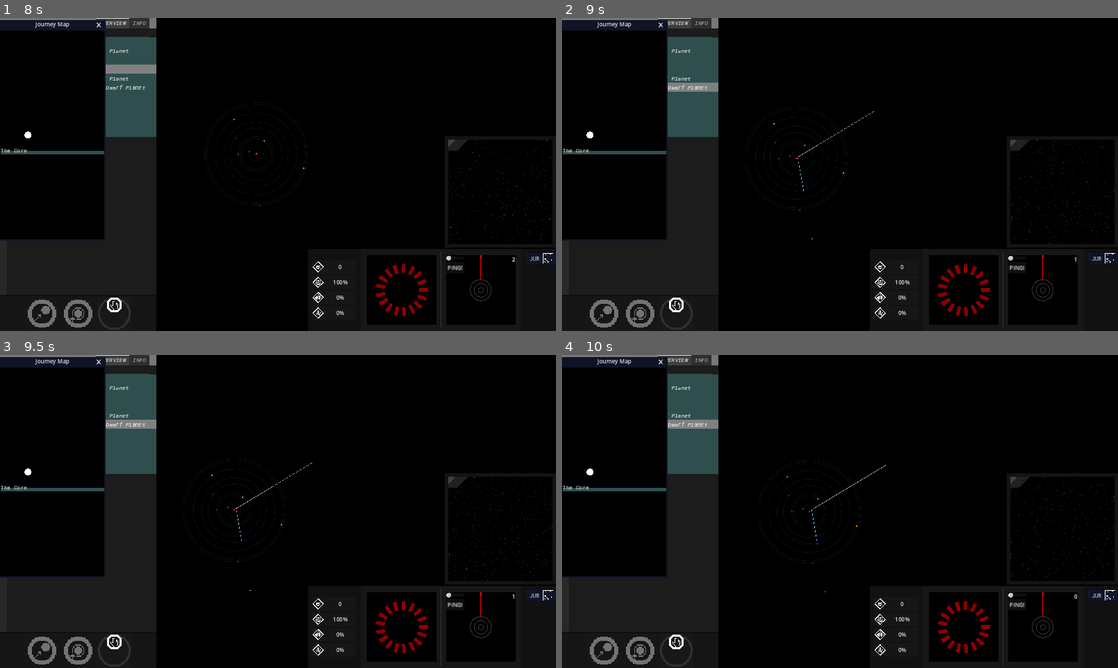
Above: before the commit, frames 1-4 (two rows, left to right).
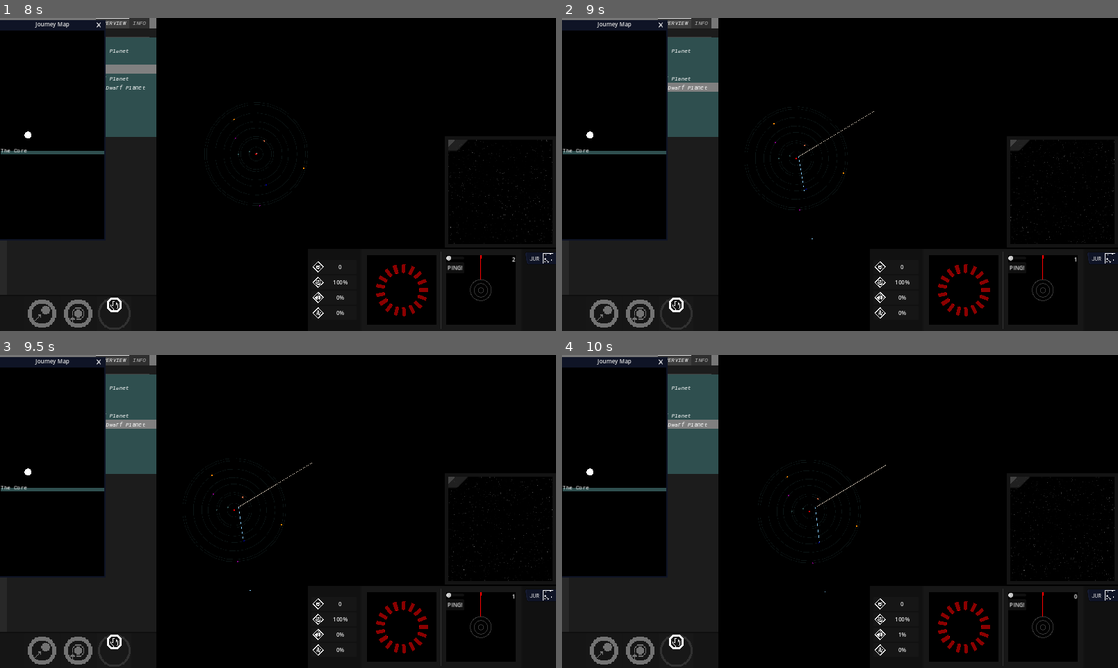
Above: after the commit, the same moments.

Repository: KermitGodFrog/Stellar-Cartography
Game: Godot game, scene res://Scenes/Game Master/gameMaster.tscn
Same seed, same stepped clock (60 frames per second), same inputs: the game is played once before the commit and once after it. Sound files missing from this copy of the repository are replaced by a short silence.
Inputs (mouse positions are in pixels of both pictures, inside the frame that each line leads up to):
- Up to frame 1 (8 s): click "NEW" at 0.5 s; click (116, 312) at 1.25 s; click "0" at 2 s; click "100%" at 2.75 s; click "0%" at 3.5 s; click "0%" at 4.25 s; click "PING!" at 5 s; click "JUR" at 5.75 s; tap Enter at 6.5 s; move the mouse to (500, 193) at 6.52 s; hold D (right) 6.53-7.28 s; hold Shift (boost, bound only after the commit) 6.53-7.28 s; click (500, 193) at 6.67 s; move the mouse to (478, 290) at 7.27 s; hold S (down) from 7.28 s (still down); click (478, 290) at 7.35 s; tap Shift (boost, bound only after the commit) at 7.55 s
- Up to frame 2 (9 s): move the mouse to (895, 105) at 8.02 s; release S (down) at 8.03 s; hold D (right) 8.03-8.78 s; hold Right mouse button (right_mouse) 8.03-8.78 s; tap Shift (boost, bound only after the commit) at 8.3 s; move the mouse to (812, 237) at 8.77 s; hold W (up) from 8.78 s (still down); tap B (the B) at 8.85 s; click (812, 237) at 8.92 s
- Up to frame 3 (9.5 s): keep holding W (up); tap Shift (boost, bound only after the commit) at 9.05 s
- Up to frame 4 (10 s): move the mouse to (1006, 558) at 9.52 s; release W (up) at 9.53 s; hold A (left) from 9.53 s (still down); hold N (the N) from 9.53 s (still down); tap Shift (boost, bound only after the commit) at 9.8 s

Frame 1 is identical in both runs. In frame 2, 0.1% of the frame differs, in the area x 42-100%, y 38-73%; in frame 3, 0.1%; in frame 4, 0.2%, in the area x 44-100%, y 38-90%.

Commit message:
Player boosting.

Diff:
--- a/Data/playerAPI.gd
+++ b/Data/playerAPI.gd
@@ -10,7 +10,14 @@
 @export var current_star_system: starSystemAPI
 @export var previous_star_system: starSystemAPI
 
-@export var speed: int = 1
+@export var speed: int = 1 :
+	get:
+		if is_boosting:
+			return speed * 5
+		else:
+			return speed
+var is_boosting: bool = false
+
 @export var balance: int = 0
 @export var current_value: int = 0
 
@@ -182,7 +189,6 @@
 
 
 func addAudioProfile(helper: audioProfileHelper):
-	#gotta check for whether adding the profile will still keep the array under the max size integer!!!!!
 	if saved_audio_profiles.size() < max_saved_audio_profiles:
 		saved_audio_profiles.append(helper)
 		return saved_audio_profiles.find(helper)
@@ -194,35 +200,35 @@
 	pass
 
 
-func addHullStress(amount: int):
+func addHullStress(amount: int) -> void:
 	var adjusted = hull_stress + amount
 	if adjusted > 100:
-		addHullDeterioration(amount - 100)
+		addHullDeterioration((hull_stress + amount) - 100)
 		hull_stress = mini(100, hull_stress + amount)
 	else:
 		hull_stress = mini(100, hull_stress + amount)
 	pass
 
-func removeHullStress(amount: int):
+func removeHullStress(amount: int) -> void:
 	hull_stress = maxi(0, hull_stress - amount)
 	pass
 
 
-func addHullDeterioration(amount: int):
+func addHullDeterioration(amount: int) -> void:
 	hull_deterioration = mini(100, hull_deterioration + amount)
 	emit_signal("hullDeteriorationChanged", hull_deterioration)
 	pass
 
-func removeHullDeterioration(amount: int):
+func removeHullDeterioration(amount: int) -> void:
 	hull_deterioration = maxi(0, hull_deterioration - amount)
 	emit_signal("hullDeteriorationChanged", hull_deterioration)
 	pass
 
 
-func addMorale(amount: int):
+func addMorale(amount: int) -> void:
 	morale = mini(100, morale + amount)
 	pass
 
-func removeMorale(amount: int):
+func removeMorale(amount: int) -> void:
 	morale = maxi(0, morale - amount)
 	pass
--- a/Scenes/Game/game.gd
+++ b/Scenes/Game/game.gd
@@ -13,10 +13,12 @@
 @onready var dialogue_manager = $dialogueManager
 @onready var journey_map = $journey_map_window/journey_map
 @onready var pause_menu = $pauseMenu
+@onready var tick = $tick
 
 func _ready():
 	system_map.connect("updatePlayerActionType", _on_update_player_action_type)
 	system_map.connect("updatePlayerTargetPosition", _on_update_player_target_position)
+	system_map.connect("updatePlayerIsBoosting", _on_update_player_is_boosting)
 	system_map.connect("updateTargetPosition", _on_update_target_position)
 	system_map.connect("updatedLockedBody", _on_locked_body_updated)
 	system_map.connect("lockedBodyDepreciated", _on_locked_body_depreciated)
@@ -46,6 +48,7 @@
 	pause_menu.connect("saveWorld", _on_save_world)
 	pause_menu.connect("saveAndQuit", _on_save_and_quit)
 
+	tick.connect("timeout", _on_tick)
 
 	world = await game_data.loadWorld()
 	if world == null or init_type == global_data.GAME_INIT_TYPES.NEW:
@@ -121,6 +124,7 @@
 		for body in current_bodies:
 			world.player.current_star_system.updateBodyPosition(body.get_identifier(), delta)
 
+
 	#updating positions of everyhthing for windows
 	system_map.set("player_position_matrix", [world.player.position, world.player.target_position])
 	system_3d.set("player_position", world.player.position)
@@ -136,6 +140,11 @@
 
 	if Input.is_action_just_pressed("pause"):
 		_on_open_pause_menu() #since game.gd is unpaused only, the pause menu can only open when the game is unpaused
+	pass
+
+func _on_tick(): #every 1 second
+	if world.player.is_boosting and (world.player.target_position != world.player.position):
+		world.player.addHullStress(1)
 	pass
 
 func _on_player_orbiting_body(_orbiting_body: bodyAPI):
@@ -464,6 +473,10 @@
 			pass
 	pass
 
+func _on_update_player_is_boosting(is_boosting: bool):
+	world.player.is_boosting = is_boosting
+	pass
+
 
 func _on_open_pause_menu():
 	pause_menu.openPauseMenu()
--- a/Scenes/Game/game.tscn
+++ b/Scenes/Game/game.tscn
@@ -25,6 +25,9 @@
 wait_time = 2.0
 one_shot = true
 
+[node name="tick" type="Timer" parent="."]
+autostart = true
+
 [node name="dialogueManager" parent="." instance=ExtResource("8_egtoq")]
 
 [node name="musicHandler" parent="." instance=ExtResource("9_gksgf")]
--- a/Scenes/System Map/system_map.gd
+++ b/Scenes/System Map/system_map.gd
@@ -2,6 +2,7 @@
 #updates a map and object list based on data it is fed by the game component. updates camera position for some reason
 
 signal updatePlayerActionType(type: playerAPI.ACTION_TYPES, action_body)
+signal updatePlayerIsBoosting(is_boosting: bool)
 signal updatePlayerTargetPosition(pos: Vector2)
 signal updateTargetPosition(pos: Vector2)
 signal updatedLockedBody(body: bodyAPI)
@@ -15,6 +16,7 @@
 
 var system: starSystemAPI
 var player_position_matrix: Array = [Vector2(0,0), Vector2(0,0)]
+var player_is_boosting: bool = false
 
 @onready var camera = $camera
 @onready var movement_lock_timer = $movement_lock_timer
@@ -197,6 +199,10 @@
 
 	if event.is_action_pressed("the N"): #DEBUG!!!!!!!!!!!!!!!!!
 		emit_signal("DEBUG_REVEAL_ALL_BODIES")
+
+	if event.is_action_pressed("boost"):
+		player_is_boosting = !player_is_boosting
+		emit_signal("updatePlayerIsBoosting", player_is_boosting)
 	pass
 
 func _draw():
--- a/project.godot
+++ b/project.godot
@@ -104,6 +104,11 @@
 "events": [Object(InputEventKey,"resource_local_to_scene":false,"resource_name":"","device":-1,"window_id":0,"alt_press …(182 unchanged characters)…
 ]
 }
+boost={
+"deadzone": 0.5,
+"events": [Object(InputEventKey,"resource_local_to_scene":false,"resource_name":"","device":-1,"window_id":0,"alt_pressed":false,"shift_pressed":false,"ctrl_pressed":false,"meta_pressed":false,"pressed":false,"keycode":0,"physical_keycode":4194325,"key_label":0,"unicode":0,"echo":false,"script":null)
+]
+}
 
 [rendering]
 
Not shown, changed: .DS_Store
Not shown, changed: Data/.DS_Store
Not shown, changed: Scenes/.DS_Store
